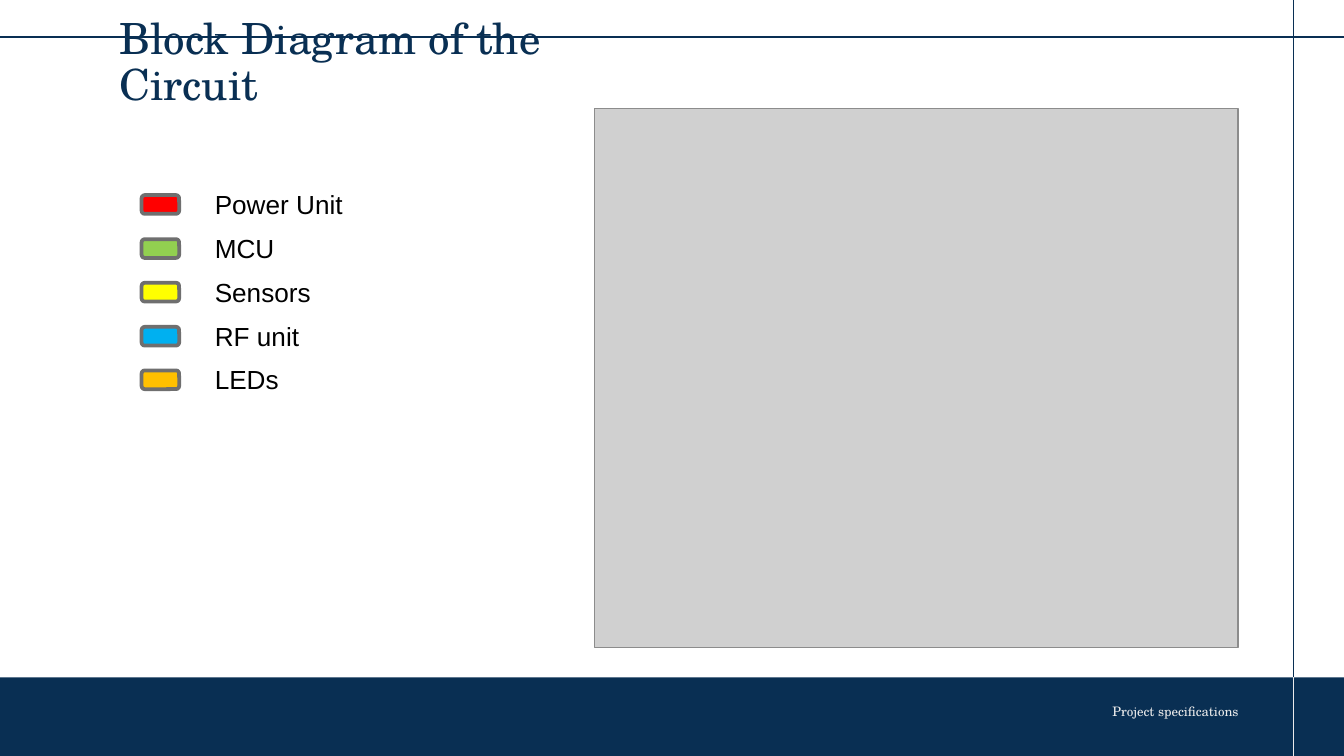
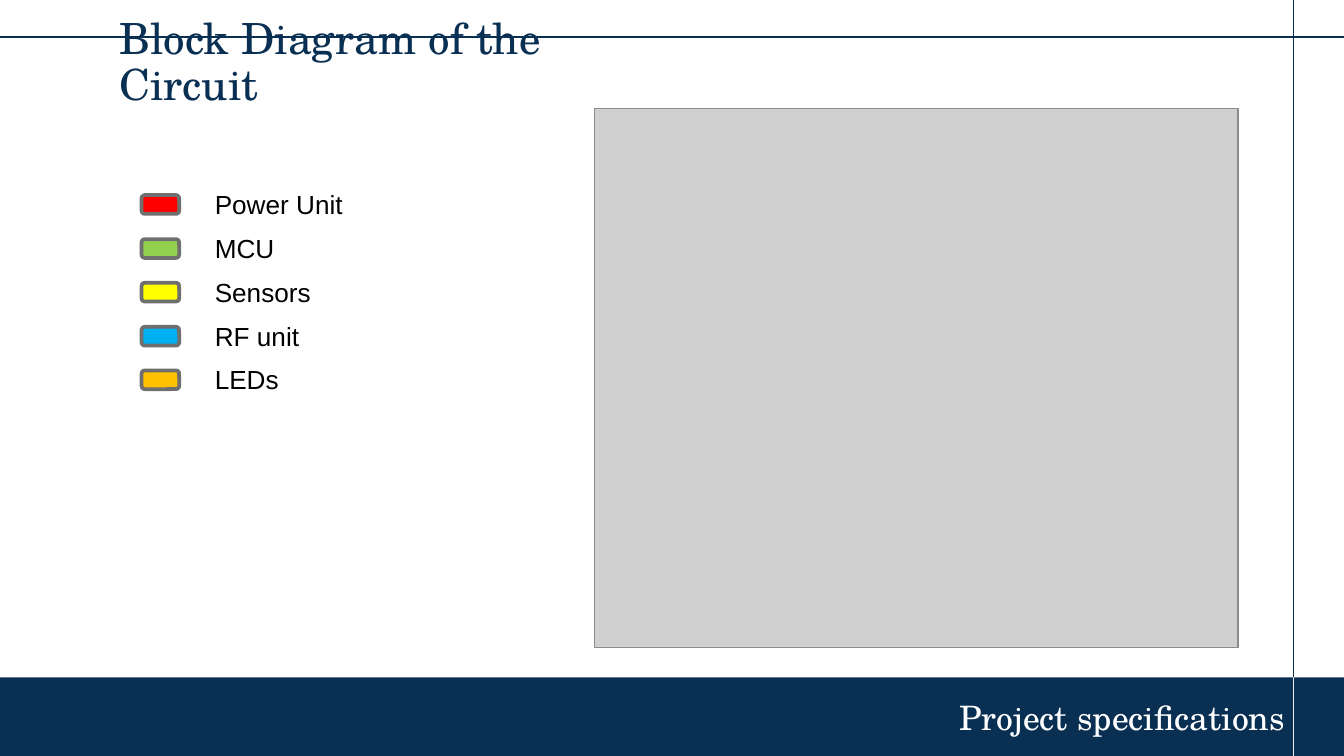
Before and after one commit to garcianeilangelo-crypto/ESE_RADIATOR, a slide deck: slide 5 of Radiator_Balance .pptx. Drawn at 1344x756 pixels with LibreOffice and Linux fonts; fonts in the diff are those of the drawing; grey boxes stand for pictures; background and template pictures are left out. Boxes give left, top, right and bottom in pixels: in the first picture for what was removed or moved away, otherwise in the second. Text is boxed around its words. In the diff, an @@ line names an element or a change of style, - is before the commit and + after.

```diff
--- a/Radiator_Balance .pptx
+++ b/Radiator_Balance .pptx
@@ text "Project specifications": place and size @@
-text "Project specifications" at <box>1112,706,1238,719</box>
+text "Project specifications" at <box>959,705,1285,737</box>
@@ text "Project specifications" at <box>959,705,1285,737</box>: size 7 to 18 pt, text colour #EBEBEB to #FFFFFF; indent changed; line spacing 0.9 to 1; less space between paragraphs; vertical alignment top to middle @@
```
Also in this commit, not shown: 15 other slides changed, 2 slides added, 24 other files.
